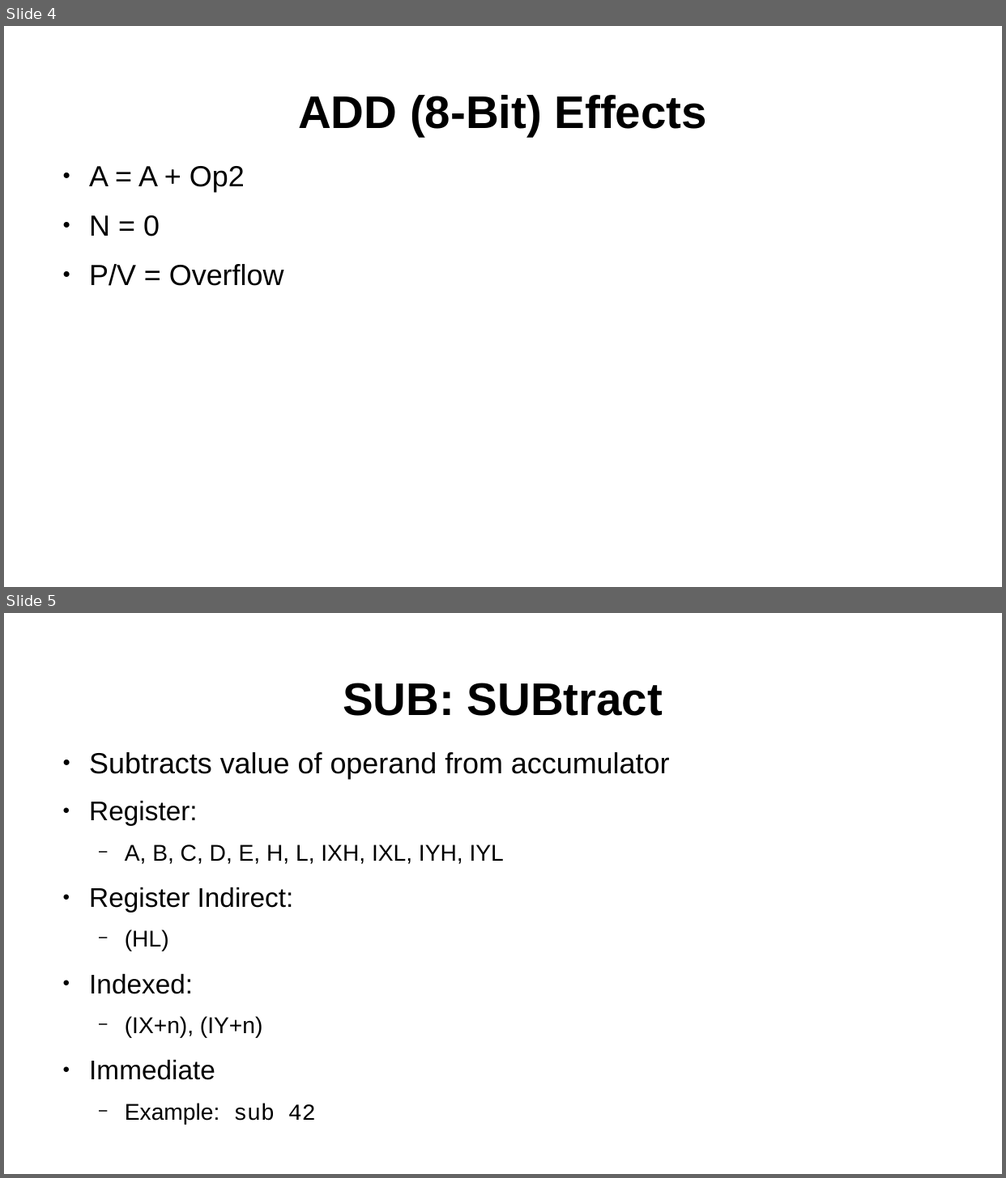
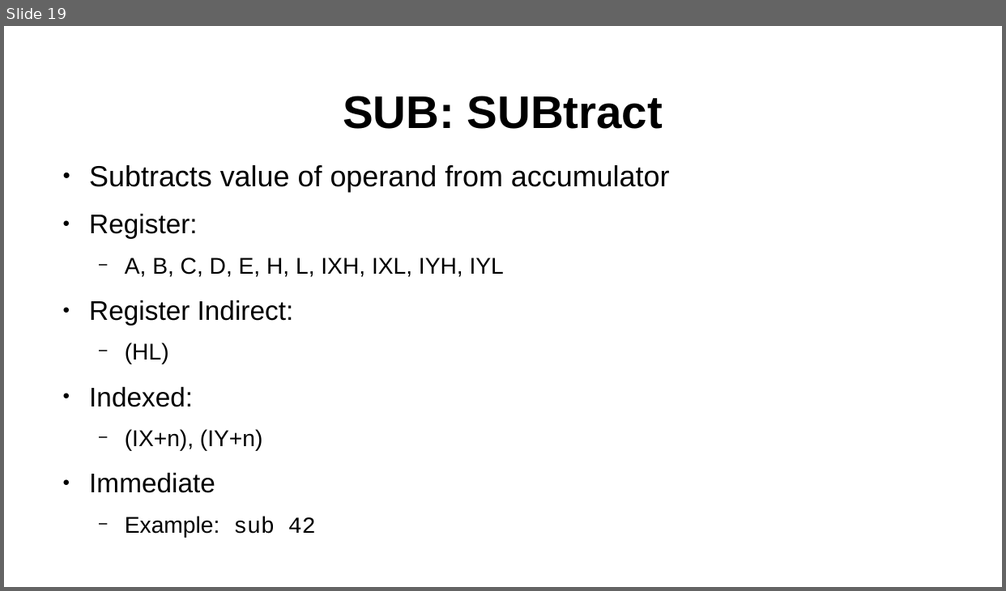
Before and after one commit to SlithyMatt/zxs-assembly-tutorial, a slide deck: Lesson5/Lesson5.odp. Shown one above the other, each under a label of ours: slides 4 and 5 before the commit, slide 19 after it. The pictures are 1006x1178 and 1006x591 pixels, drawn with LibreOffice and Linux fonts; fonts in the diff are those of the drawing. Boxes give left, top, right and bottom in pixels: in the first picture for what was removed or moved away, otherwise in the second. Text is boxed around its words. In the diff, an @@ line names an element or a change of style, - is before the commit and + after.

```diff
--- a/Lesson5/Lesson5.odp
+++ b/Lesson5/Lesson5.odp
@@ slide 4 removed at (x1=4, y1=26, x2=1002, y2=587), background #FFFFFF @@
@@ title removed at (x1=298, y1=95, x2=707, y2=136) @@
-ADD (8-Bit) Effects
@@ text removed at (x1=89, y1=166, x2=284, y2=286) @@
-● A = A + Op2
-● N = 0
-● P/V = Overflow
@@ what was slide 5 is now slide 19 @@
```
Also in this commit, not shown: 16 slides added, 2 other files.
